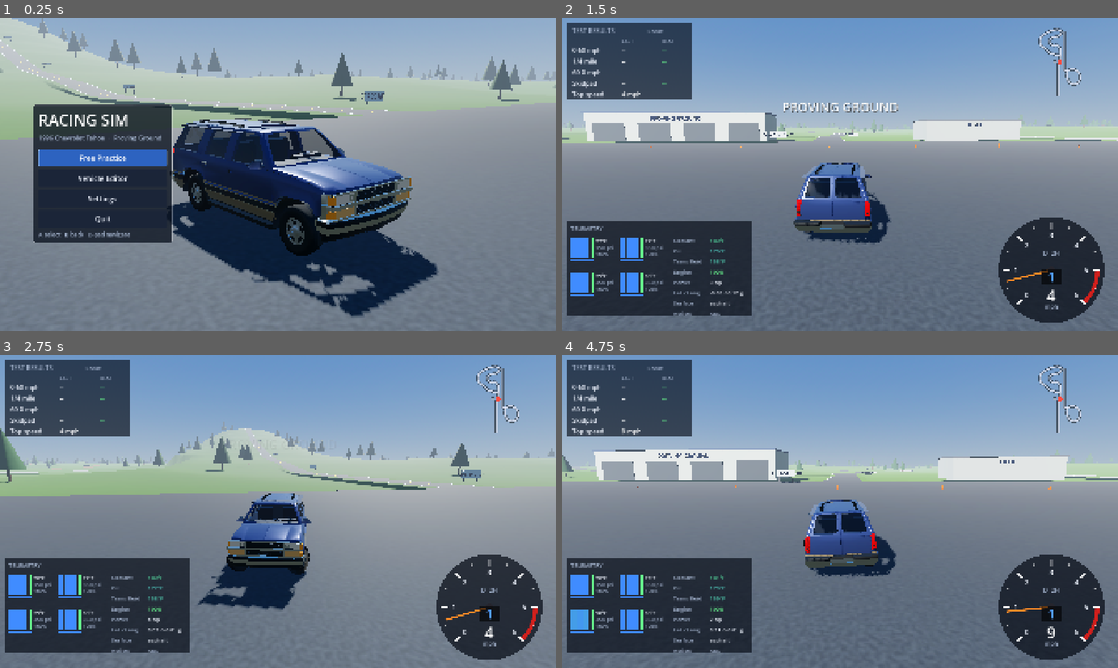
Above: before the commit, frames 1-4 (two rows, left to right).
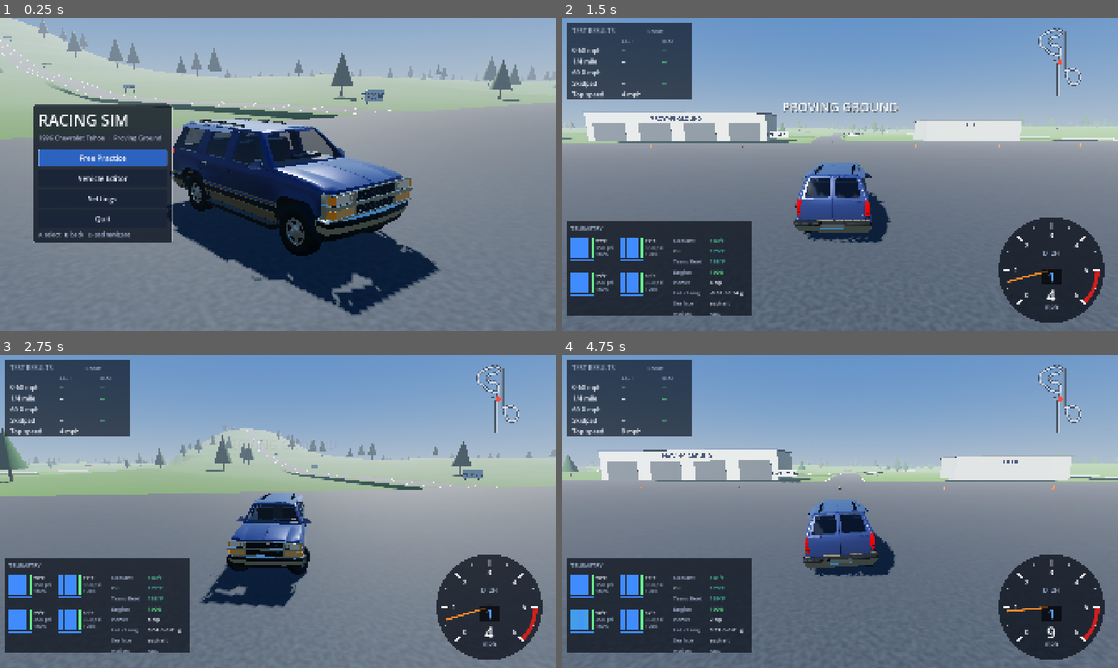
Above: after the commit, the same moments.

Repository: Beefnasty96/Thor-race-sim
Game: Godot game, scene res://scenes/main.tscn
Two runs of this game, one before a commit and one after it. Both use one fixed random seed, a clock stepped at 60 frames per second and the inputs below.
Inputs (mouse positions are in pixels of both pictures, inside the frame that each line leads up to):
- Up to frame 1 (0.25 s): no input
- Up to frame 2 (1.5 s): tap Enter (ui_accept) at 0.5, 0.77 s; move the mouse to (962, 158) at 0.52 s; hold D (steer_right) 0.53-1.25 s; hold W (throttle) 0.53-1.25 s; click (962, 158) at 0.67 s; drag from (728, 190) to (812, 237) at 1.27 s
- Up to frame 3 (2.75 s): move the mouse to (333, 442) at 2.02 s; hold D (steer_right) from 2.03 s (still down); hold B (look_back) from 2.03 s (still down); tap W (throttle) at 2.3 s
- Up to frame 4 (4.75 s): release D (steer_right) at 2.75 s; release B (look_back) at 2.75 s; drag from (812, 574) to (673, 464) at 2.77 s; move the mouse to (1006, 558) at 3.52 s; hold A (steer_left) 3.53-4.25 s; hold W (throttle) 3.53-4.25 s; tap Enter (ui_accept) at 3.77 s; drag from (673, 464) to (756, 433) at 4.27 s

The runs differ from the first frame. In frame 1, 2.7% of the frame differs, in the area x 1-92%, y 6-96%; in frame 2, 1.0%; in frame 3, 1.7%; in frame 4, 1.9%.

Commit message:
Tahoe: fill roof hole and roof-edge gaps, full-size wheel-well liners + underbody; tyre squash (pressure-based vertical stiffness, vertex shader), deflating blowouts and pinch flats
Co-Authored-By: Claude Opus 5.5 <noreply@anthropic.com>
Claude-Session: https://claude.ai/code/session_01QXqqGxjNxHwcdJcwNd6LqW

Diff:
--- a/assets/cars/tahoe_1996/model_info.json
+++ b/assets/cars/tahoe_1996/model_info.json
@@ -47,5 +47,5 @@
       -0.2989
     ]
   },
-  "triangles": 9615
+  "triangles": 9789
 }
--- /dev/null
+++ b/assets/shaders/tire_squash.gdshader
@@ -0,0 +1,36 @@
+// Tyre squash: flattens the tread against the ground plane and bulges the
+// sidewalls near the contact patch. Per-wheel uniforms are set every frame by
+// CarModel from the physics (tyre deflection + ground normal in mesh space).
+shader_type spatial;
+
+uniform vec4 albedo : source_color = vec4(0.05, 0.05, 0.05, 1.0);
+uniform float roughness = 0.9;
+uniform vec3 down_dir = vec3(0.0, -1.0, 0.0);   // ground direction, mesh space
+uniform float radius = 0.387;                    // undeformed tyre radius
+uniform float squash = 0.0;                      // m flattened at the contact patch
+uniform float bead_r = 0.21;                     // rim seat: never moves
+uniform float bulge = 3.2;                       // sidewall bulge per m of squash
+
+void vertex() {
+	vec3 p = VERTEX;
+	vec3 dn = normalize(down_dir);
+	float lim = radius - squash;
+	float d = dot(p, dn);
+	float rr = length(p.yz);
+	// sidewall bulge, strongest right at the contact patch, none at the bead
+	float near = smoothstep(lim - 0.16, lim, d);
+	float wall = smoothstep(bead_r, bead_r + 0.07, rr);
+	p.x *= 1.0 + bulge * squash * near * wall;
+	// flatten anything below the ground plane
+	if (d > lim) {
+		p -= dn * (d - lim);
+		NORMAL = normalize(mix(NORMAL, dn, 0.75));
+	}
+	VERTEX = p;
+}
+
+void fragment() {
+	ALBEDO = albedo.rgb;
+	ROUGHNESS = roughness;
+	METALLIC = 0.0;
+}
--- a/scripts/tests/proving_test.gd
+++ b/scripts/tests/proving_test.gd
@@ -15,6 +15,8 @@
 var data := {}
 var queue := ["drag", "skidpad", "hill_2h", "hill_4l", "whoops", "done"]
 var only := OS.get_cmdline_user_args()
+var max_raw := 0.0
+var max_defl := 0.0
 
 func _initialize() -> void:
 	def = JSON.parse_string(FileAccess.get_file_as_string("res://data/cars/chevrolet_tahoe_1996.json"))
@@ -88,7 +90,14 @@
 
 func _process(dt: float) -> bool:
 	if phase == "done":
+		var flats := []
+		for w in car.wheels:
+			if w.tire.blown: flats.append(w.name)
+		print("tyre squash: max %.1f cm, worst load would squash %.1f cm (pinch at %.1f cm), flats: %s" % [max_defl * 100.0, max_raw * 100.0, Vehicle.PINCH_DEFL * 100.0, str(flats)])
 		return true
+	for w in car.wheels:
+		max_raw = maxf(max_raw, w.tire.raw_deflection(w.load))
+		max_defl = maxf(max_defl, w.tire_defl)
 	t += dt
 	rig.update(dt)
 	if t < 0.02:
--- a/scripts/tests/screenshot_driver.gd
+++ b/scripts/tests/screenshot_driver.gd
@@ -93,5 +93,22 @@
 				t = 0
 		8:
 			if t > 1.5:
-				_shot("10_orbit"); step += 1
+				_shot("10_orbit"); step += 1; t = 0
+				main.car.in_throttle = 0.0
+				main.car.in_brake = 1.0
+				var cam := Camera3D.new()
+				cam.name = "TireCam"
+				main.car.add_child(cam)
+				cam.position = Vector3(-2.3, 0.55, -2.6)
+				cam.fov = 40
+				cam.current = true
+		9:
+			var cam: Camera3D = main.car.get_node("TireCam")
+			cam.look_at(main.car.to_global(Vector3(-0.8, 0.35, -1.5)))
+			if t > 2.5 and not has_meta("tire_ok"):
+				set_meta("tire_ok", true)
+				_shot("11a_tire_inflated")
+				main.car.wheels[0].tire.puncture()
+			if t > 6.5:
+				_shot("11b_tire_flat")
 				get_tree().quit()
--- a/scripts/vehicle/car_model.gd
+++ b/scripts/vehicle/car_model.gd
@@ -24,12 +24,17 @@
 var _speedo: Node3D
 var _tach: Node3D
 var _small: Dictionary = {}          # fuel / volts / oil / temp needles
+var _tire_mats: Array[ShaderMaterial] = []
+var _tire_meshes: Array[MeshInstance3D] = []
+const TIRE_SHADER := preload("res://assets/shaders/tire_squash.gdshader")
 
 func build(dir: String, paint: Dictionary) -> void:
 	for c in get_children():
 		c.queue_free()
 	wheel_nodes.clear()
 	_tail_mats.clear()
+	_tire_mats.clear()
+	_tire_meshes.clear()
 	if FileAccess.file_exists(dir + "/model_info.json"):
 		info = JSON.parse_string(FileAccess.get_file_as_string(dir + "/model_info.json"))
 		var e: Array = info.get("driver_eye", [-0.38, 1.46, 0.38])
@@ -51,6 +56,7 @@
 		wn.add_child(inst)
 		add_child(wn)
 		wheel_nodes.append(wn)
+		_setup_tire(inst)
 	_build_gauges()
 	set_paint(paint)
 
@@ -91,6 +97,35 @@
 				g.cull_mode = BaseMaterial3D.CULL_DISABLED
 				m.set_surface_override_material(s, g)
 
+## Swap the tyre surface for the squash shader (one material per wheel so each
+## can deform on its own).
+func _setup_tire(root: Node) -> void:
+	for mi in root.find_children("*", "MeshInstance3D", true, false):
+		var m := mi as MeshInstance3D
+		for s in m.mesh.get_surface_count():
+			var mat := m.mesh.surface_get_material(s) as StandardMaterial3D
+			if mat and mat.resource_name == "Tire":
+				var sm := ShaderMaterial.new()
+				sm.shader = TIRE_SHADER
+				sm.set_shader_parameter("albedo", mat.albedo_color)
+				sm.set_shader_parameter("roughness", mat.roughness)
+				m.set_surface_override_material(s, sm)
+				m.extra_cull_margin = 0.2
+				_tire_mats.append(sm)
+				_tire_meshes.append(m)
+				return
+
+func _update_tires() -> void:
+	var n := mini(_tire_mats.size(), car.wheels.size())
+	for i in n:
+		var w = car.wheels[i]
+		var mi := _tire_meshes[i]
+		var down_w: Vector3 = -w.hit_normal if w.contact else -car.global_basis.y
+		var down_l := (mi.global_basis.inverse() * down_w).normalized()
+		var sm := _tire_mats[i]
+		sm.set_shader_parameter("down_dir", down_l)
+		sm.set_shader_parameter("squash", w.tire_defl if w.contact else 0.0)
+
 func set_paint(paint: Dictionary) -> void:
 	var c: Array = paint.get("color", [0.2, 0.25, 0.45])
 	var body_col := Color(c[0], c[1], c[2])
@@ -201,6 +236,7 @@
 	_set_small("volts", 0.55 if rpm_now > 400.0 else 0.4)                  # ~14 V running, ~12 V off
 	_set_small("oil", clampf(0.25 + rpm_now / 4000.0, 0.0, 0.9) if rpm_now > 300.0 else 0.0)
 	_set_small("temp", inverse_lerp(40.0, 130.0, car.engine.coolant_c))
+	_update_tires()
 	var brake := car.in_brake > 0.05
 	for t in _tail_mats:
 		t.emission_energy_multiplier = 2.5 if brake else 0.35
--- a/scripts/vehicle/tire.gd
+++ b/scripts/vehicle/tire.gd
@@ -37,6 +37,7 @@
 var defl_x := 0.0                    # contact patch deflection (m)
 var defl_y := 0.0
 var blown := false
+var air := 1.0                       # fraction of the cold air charge still inside
 
 # ---------- outputs (for telemetry) ----------
 var fx := 0.0
@@ -199,7 +200,9 @@
 	var q_carc_out := (4.0 + 0.9 * speed) * (t_carcass - AMBIENT)
 	t_carcass += (q_carc_in + q_from_zones - q_carc_out) / C_CARCASS * dt
 	# inflation gas follows carcass temperature
-	psi = (cold_psi + 14.7) * (t_carcass + 273.15) / (AMBIENT + 273.15) - 14.7
+	if blown:                        # air escapes in a second or two
+		air = move_toward(air, 14.7 / (cold_psi + 14.7), dt * 0.8)
+	psi = maxf(0.0, (cold_psi + 14.7) * air * (t_carcass + 273.15) / (AMBIENT + 273.15) - 14.7)
 	# overheating permanently damages the tread surface
 	var hottest := maxf(t_zone[0], maxf(t_zone[1], t_zone[2]))
 	if hottest > 125.0:
@@ -214,3 +217,24 @@
 		tread_mm[i] = maxf(0.0, tread_mm[i] - rate * p_slide / 3.0 * dt)
 	if avg_tread() <= 0.05 and not blown:
 		blown = true
+
+# ---------- vertical compliance (tyre squash) ----------
+## Radial stiffness of an LT245/75R16: carcass ~45 kN/m plus ~6.6 kN/m per psi
+## (about 275 kN/m at 35 psi -> ~2 cm static squash under a 5 kN corner).
+func vertical_stiffness() -> float:
+	return 45000.0 + 6600.0 * psi
+
+## Raw (unclamped) deflection the load asks for.
+func raw_deflection(fz: float) -> float:
+	return maxf(fz, 0.0) / vertical_stiffness()
+
+## Deflection after the sidewall bottoms out on the rim (flat tyre ~8 cm).
+func deflection_for(fz: float) -> float:
+	var d := raw_deflection(fz)
+	if d > 0.075:
+		d = 0.075 + (d - 0.075) * 0.2
+	return minf(d, 0.11)
+
+## Puncture / pinch flat: the tyre deflates over the next second or so.
+func puncture() -> void:
+	blown = true
--- a/scripts/vehicle/vehicle.gd
+++ b/scripts/vehicle/vehicle.gd
@@ -10,6 +10,7 @@
 ## applied to the rigid body once.
 
 const SUBSTEPS := 6
+const PINCH_DEFL := 0.20           # m of raw sidewall squash (~55 kN at 35 psi) that cuts the tyre on the rim
 const AIR_DENSITY := 1.225
 
 signal engine_damaged(health: float)
@@ -35,6 +36,7 @@
 	var tire := Tire.new()
 	# state
 	var compression := 0.0
+	var tire_defl := 0.0         # m the tyre is squashed at the contact patch
 	var comp_vel := 0.0
 	var contact := false
 	var hit_point := Vector3.ZERO
@@ -251,7 +253,7 @@
 			w.comp_vel = (w.compression - prev) / dt
 			continue
 		var dist: float = (hit["position"] - a).dot(-up)    # anchor → ground along -up
-		var c := w.radius + w.travel - dist
+		var c := (w.radius - w.tire_defl) + w.travel - dist    # squashed tyre: effective radius
 		w.contact = c > 0.0
 		w.compression = clampf(c, 0.0, w.travel + 0.06)
 		w.comp_vel = (w.compression - prev) / dt
@@ -267,6 +269,7 @@
 		var w := wheels[i]
 		if not w.contact:
 			w.load = 0.0
+			w.tire_defl = move_toward(w.tire_defl, 0.0, dt * 0.5)
 			continue
 		var cmp := minf(w.compression, w.travel)
 		var fs := w.k * (cmp + w.spring_preload)
@@ -283,6 +286,11 @@
 		else:
 			farb = arb_r if i == 2 else -arb_r
 		w.load = maxf(0.0, fs + fd + fb + farb)
+		# tyre squash follows the load (low-passed: the tyre is in series with the spring)
+		w.tire_defl += (w.tire.deflection_for(w.load) - w.tire_defl) * minf(1.0, dt * 30.0)
+		# a hard hit that slams the sidewall into the rim pinches the tyre flat
+		if not w.tire.blown and w.tire.raw_deflection(w.load) > PINCH_DEFL and w.comp_vel > 2.5:
+			w.tire.puncture()
 		# suspension force along body up at the wheel's position
 		var wp := xf * Vector3(w.anchor.x, w.anchor.y - w.travel + w.compression, w.anchor.z)
 		apply_force(up * w.load, wp - global_position)
@@ -583,6 +591,7 @@
 		w.omega = 0.0
 		w.tire.defl_x = 0.0
 		w.tire.defl_y = 0.0
+		w.tire_defl = 0.0
 	if trans.gear <= 0:
 		trans.gear = 1
 		trans.target_gear = 1
Binary file changed: assets/cars/tahoe_1996/tahoe_body.glb
Binary file changed: assets/cars/tahoe_1996/tahoe_wheel.glb
Not shown, added: assets/shaders/tire_squash.gdshader.uid
